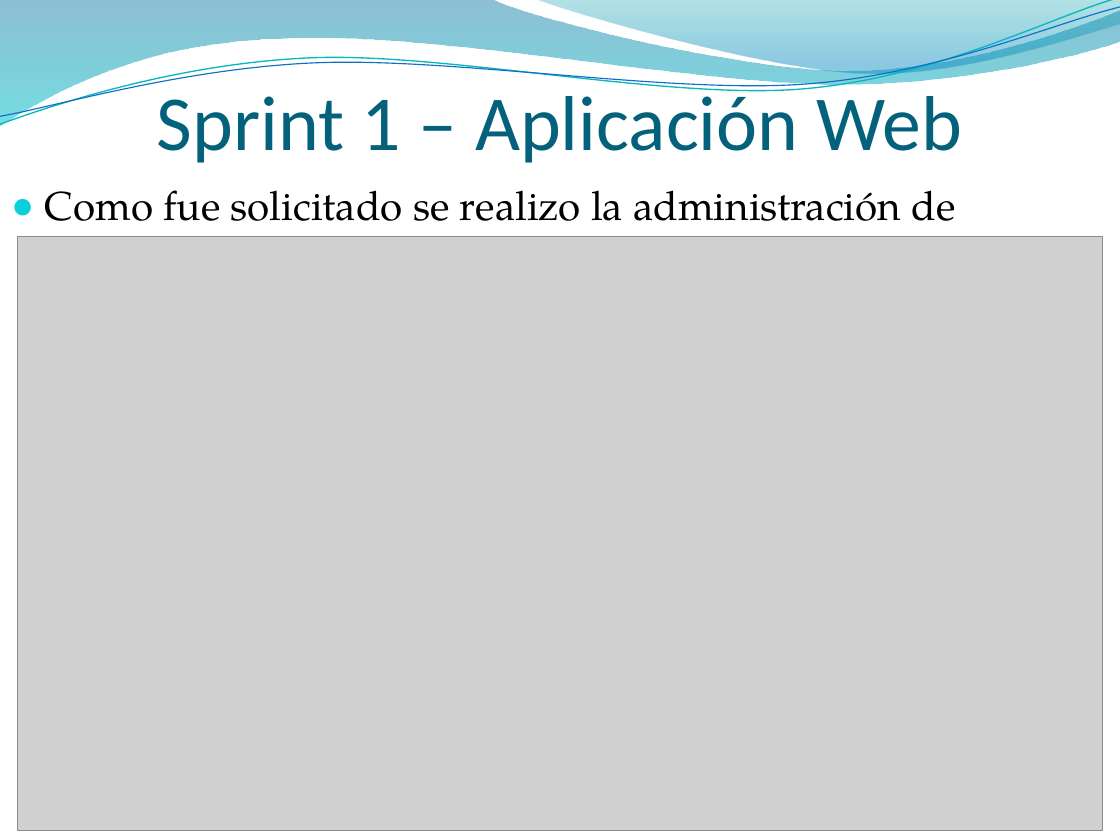
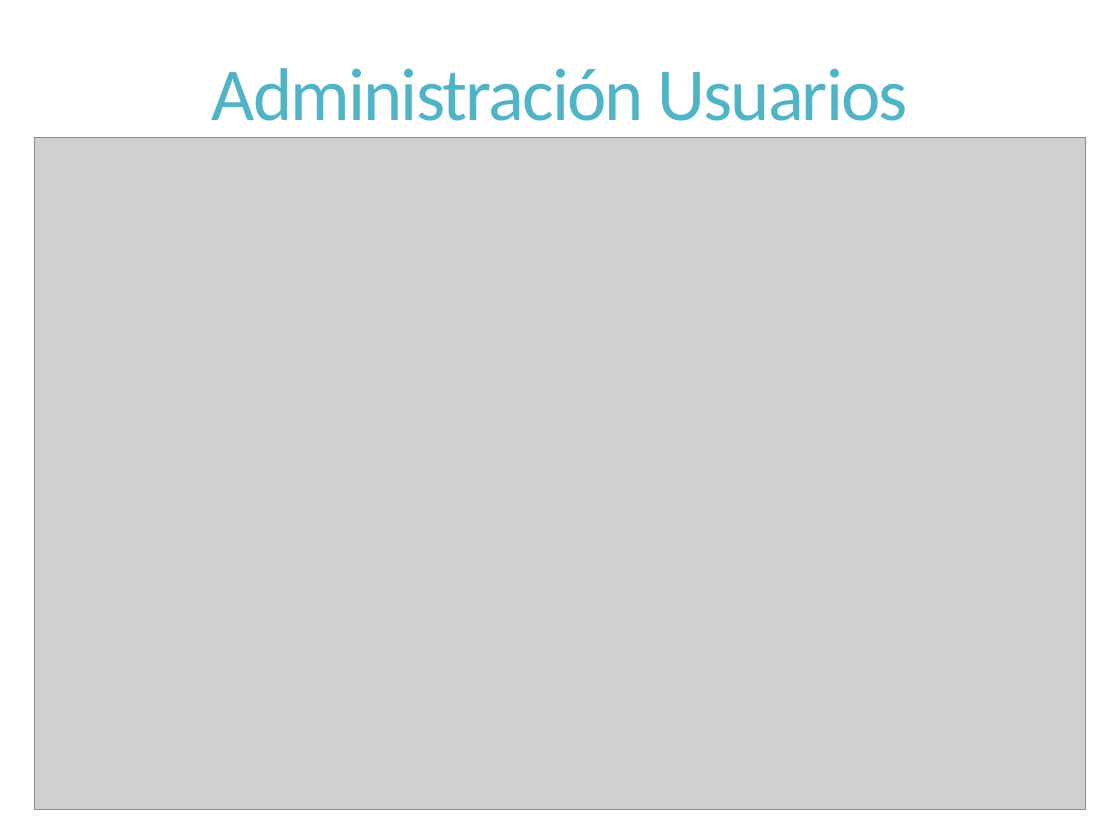
Before and after one commit to dschenkelman/a-malazan-wolvering, a slide deck: slide 8 of docs/Reuniones/Sprint 1/Sprint 1 - Formal/Presentacion.pptx (slide 10 before the commit). Drawn at 1120x840 pixels with LibreOffice and Linux fonts; fonts in the diff are those of the drawing; grey boxes stand for pictures; background and template pictures are left out. Boxes give left, top, right and bottom in pixels: in the first picture for what was removed or moved away, otherwise in the second. Text is boxed around its words. In the diff, an @@ line names an element or a change of style, - is before the commit and + after.

```diff
--- a/docs/Reuniones/Sprint 1/Sprint 1 - Formal/Presentacion.pptx
+++ b/docs/Reuniones/Sprint 1/Sprint 1 - Formal/Presentacion.pptx
@@ freeform shape removed at <box>0,0,1120,127</box> @@
@@ freeform shape removed at <box>0,0,1120,131</box> @@
@@ freeform shape removed at <box>0,7,1120,125</box> @@
@@ title "Administración Usuarios" at <box>212,68,908,121</box>: vertical alignment bottom to middle @@
@@ freeform shape removed at <box>536,0,1120,77</box> @@
@@ title at <box>212,68,908,121</box>: text changed; size 50 to 48 pt; text colour #04617B to #50B4C8 @@
-Sprint 1 – Aplicación Web
+Administración Usuarios
@@ picture: place and size @@
-picture at <box>18,236,1103,831</box>
+picture at <box>35,138,1085,810</box>
@@ text removed at <box>45,190,955,237</box> @@
-● Como fue solicitado se realizo la administración de usuarios
```
Also in this commit, not shown: 5 other slides changed, 4 slides added, 8 slides removed.
